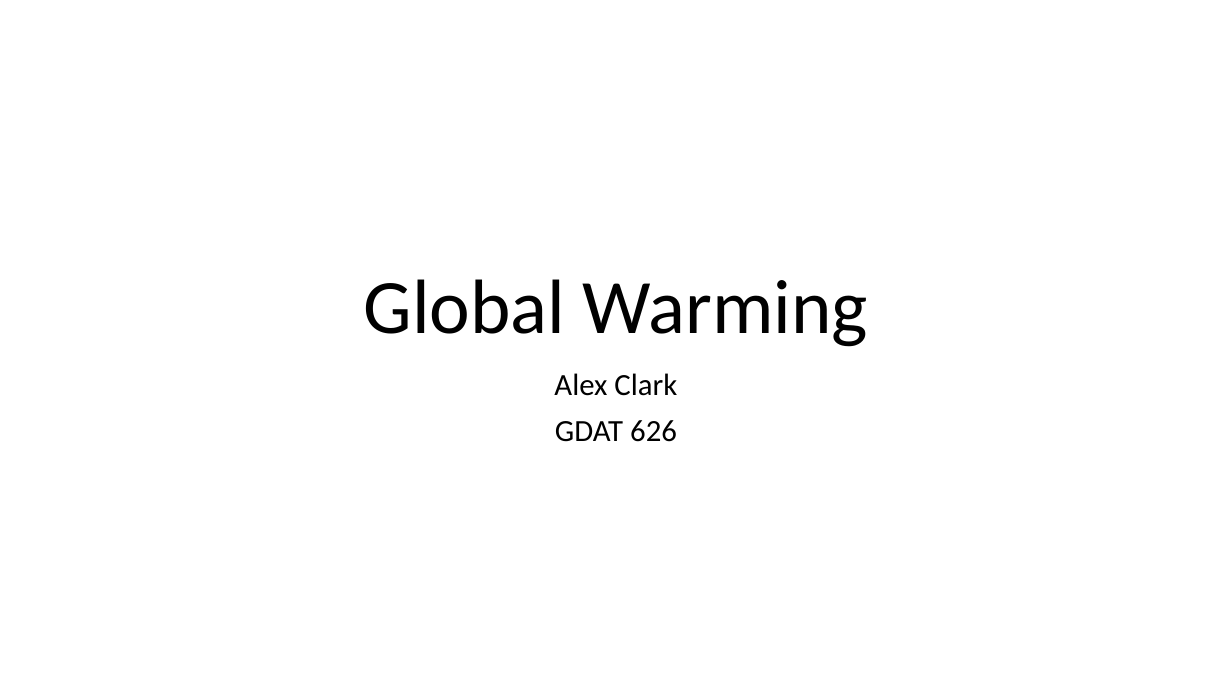
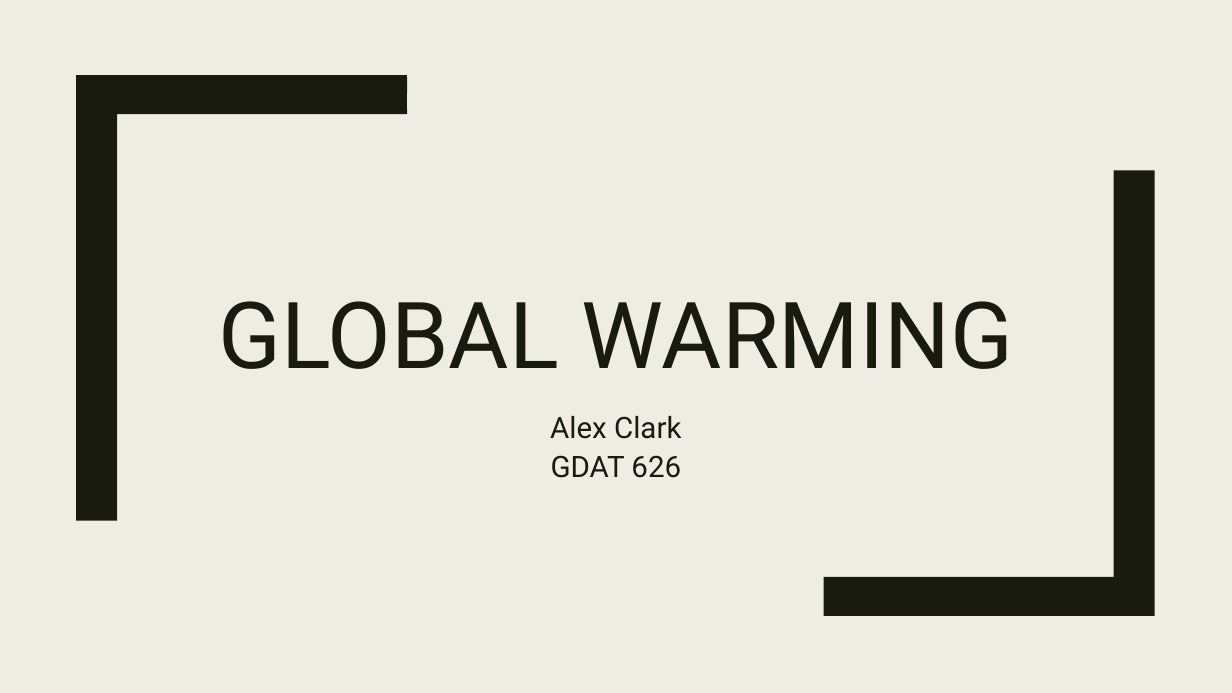
Before and after one commit to Clarkbar36/GDAT626_Final, a slide deck: slide 1 of Global Warming.pptx. Drawn at 1232x693 pixels with LibreOffice and Linux fonts; fonts in the diff are those of the drawing. Boxes give left, top, right and bottom in pixels: in the first picture for what was removed or moved away, otherwise in the second. Text is boxed around its words. In the diff, an @@ line names an element or a change of style, - is before the commit and + after.

Commit message:
new ppt

```diff
--- a/Global Warming.pptx
+++ b/Global Warming.pptx
@@ background #FFFFFF to #EFEDE3 @@
@@ freeform shape added at [76,75,407,520], fill #191B0E @@
@@ freeform shape added at [824,170,1155,616], fill #191B0E @@
@@ title at [218,301,1014,369]: text changed; size 60 to 72 pt; font Calibri to Roboto; text colour #000000 to #191B0E @@
-Global Warming
+GLOBAL WARMING
@@ subtitle "Alex Clark": place and size @@
-subtitle "Alex Clark" at [554,373,677,442]
+subtitle "Alex Clark" at [550,416,681,478]
@@ subtitle "Alex Clark" at [550,416,681,478]: size 24 to 23 pt, font Calibri to Roboto, text colour #000000 to #191B0E; line spacing 0.9 to 1.12; less space between paragraphs @@
```
Also in this commit, not shown: 7 other slides changed, 2 other files.
